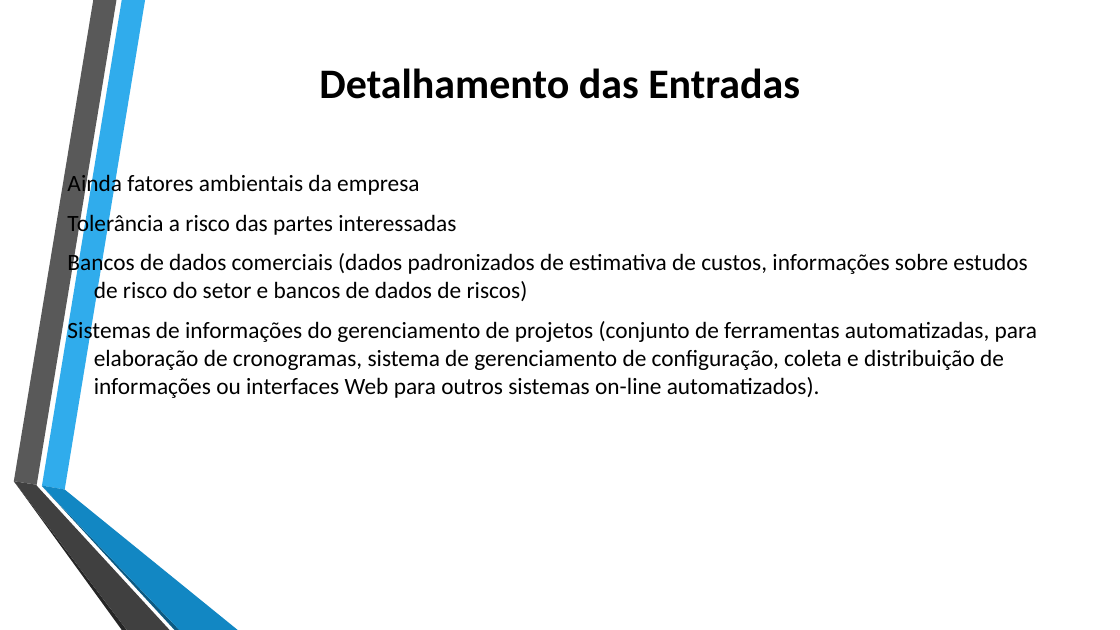
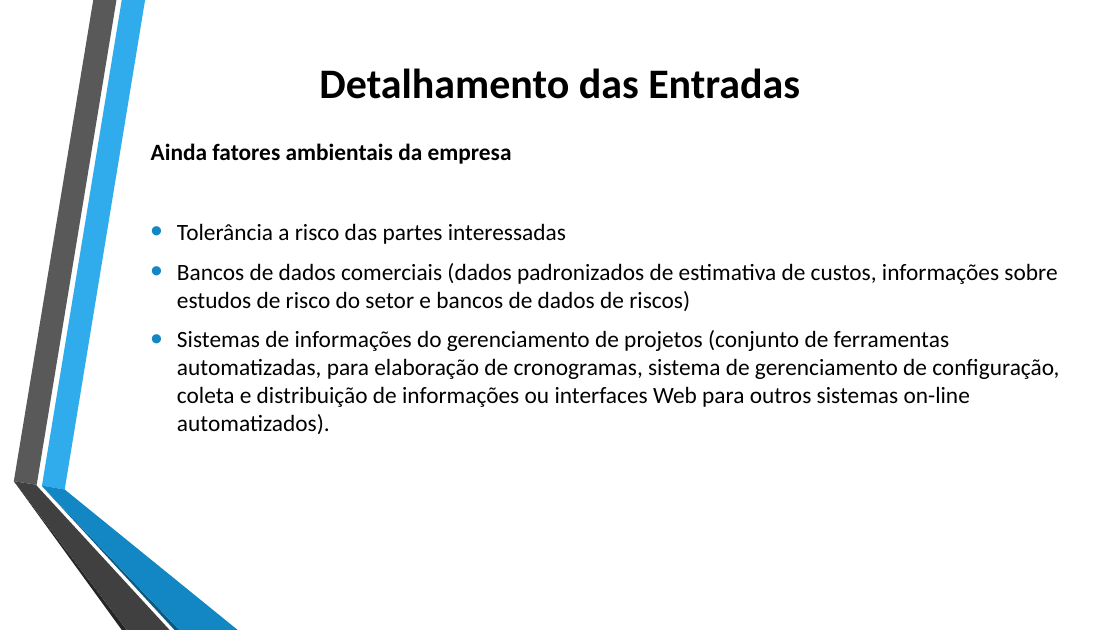
Before and after one commit to jharbes/ADMINISTRACAO-DE-REDES, a slide deck: slide 10 of RELATORIO PROVA P2/relatorio-pmbok-capitulo4-jharbes.pptx. Drawn at 1120x630 pixels with LibreOffice and Linux fonts; fonts in the diff are those of the drawing. Boxes give left, top, right and bottom in pixels: in the first picture for what was removed or moved away, otherwise in the second. Text is boxed around its words. In the diff, an @@ line names an element or a change of style, - is before the commit and + after.

```diff
--- a/RELATORIO PROVA P2/relatorio-pmbok-capitulo4-jharbes.pptx
+++ b/RELATORIO PROVA P2/relatorio-pmbok-capitulo4-jharbes.pptx
@@ text "Ainda fatores ambientais da empresa": place and size @@
-text "Ainda fatores ambientais da empresa" at box(67, 171, 1037, 398)
+text "Ainda fatores ambientais da empresa" at box(151, 143, 1059, 434)
@@ text "Ainda fatores ambientais da empresa" at box(151, 143, 1059, 434): bold on in "Ainda fatores ambientais da empresa"; bullet none to • @@
```
Also in this commit, not shown: 6 other slides changed.
